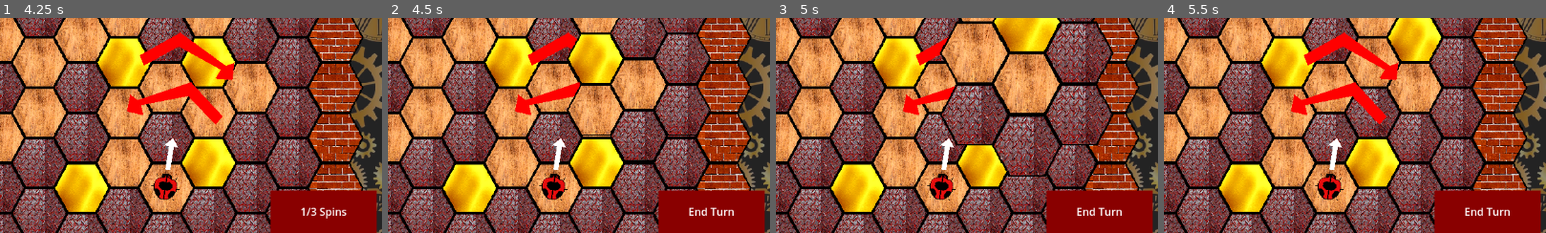
Above: before the commit, frames 1-4 (left to right).
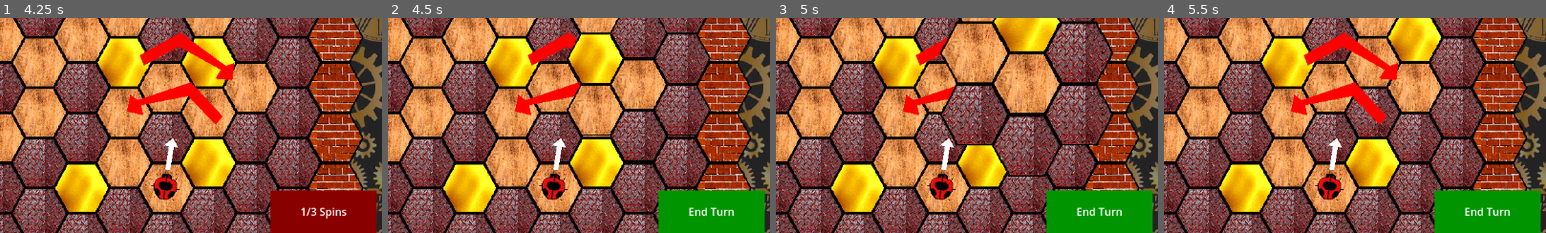
Above: after the commit, the same moments.

Repository: collin-wright1/pizza-jam
Game: Godot game, scene res://scenes/main_menu.tscn
The game is run twice, just before and just after one commit, with the same random seed, the same clock (stepped at 60 frames per second) and the same inputs.
Inputs (mouse positions are % of the whole screen's width and height, from its top left):
- Up to frame 1 (4.25 s): click "Play" at 0.5 s; tap Enter (ui_accept) at 1.25, 1.52, 2.75 s; move the mouse to (72, 45) at 1.27 s; hold Right (rotate_right) 1.28-2 s; hold Middle mouse button (move_camera) 1.28-2 s; click (72, 45) at 1.42 s; drag from (30, 55) to (74, 28) at 2.02 s; move the mouse to (60, 28) at 2.77 s; hold Right (rotate_right) 2.78-3.5 s; tap Mouse wheel up (zoom_in) at 2.85 s; click (60, 28) at 2.92 s; drag from (45, 70) to (36, 34) at 3.52 s
- Up to frame 2 (4.5 s): tap Enter (ui_accept) at 4.25 s; move the mouse to (80, 65) at 4.27 s; hold Left (rotate_left) from 4.28 s (still down); hold Middle mouse button (move_camera) from 4.28 s (still down); click (80, 65) at 4.42 s
- Up to frame 3 (5 s): keep holding Left (rotate_left); keep holding Middle mouse button (move_camera); tap Enter (ui_accept) at 4.52 s
- Up to frame 4 (5.5 s): release Left (rotate_left) at 5 s; release Middle mouse button (move_camera) at 5 s; drag from (20, 35) to (49, 70) at 5.02 s
The pictures show only the part of the screen within x 50-100%, y 50-100%; the shares and areas given below are measured in that part.

Frame 1 is identical in both runs. In frame 2, 5.5% of the frame differs, in the area x 70-99%, y 80-100%; in frame 3, 5.5%; in frame 4, 5.5%.

Commit message:
Updated camera bounds and button color

Diff:
--- a/scenes/game_controller.tscn
+++ b/scenes/game_controller.tscn
@@ -12,19 +12,27 @@
 [ext_resource type="PackedScene" uid="uid://dffkjbflf7hlr" path="res://scenes/Enemies/ladybug.tscn" id="7_c2bs0"]
 
 [sub_resource type="Gradient" id="Gradient_17yxi"]
+offsets = PackedFloat32Array(0.00650759)
+colors = PackedColorArray(4.33177e-07, 0.587142, 0, 1)
+
+[sub_resource type="GradientTexture2D" id="GradientTexture2D_mw5do"]
+gradient = SubResource("Gradient_17yxi")
+metadata/_snap_enabled = true
+
+[sub_resource type="GradientTexture2D" id="GradientTexture2D_uf23d"]
+gradient = SubResource("Gradient_17yxi")
+metadata/_snap_enabled = true
+
+[sub_resource type="GradientTexture2D" id="GradientTexture2D_hok8y"]
+gradient = SubResource("Gradient_17yxi")
+metadata/_snap_enabled = true
+
+[sub_resource type="Gradient" id="Gradient_jrikf"]
 offsets = PackedFloat32Array(0)
 colors = PackedColorArray(0.539863, 1.03481e-06, 2.88785e-07, 1)
 
 [sub_resource type="GradientTexture2D" id="GradientTexture2D_2kd6m"]
-gradient = SubResource("Gradient_17yxi")
-metadata/_snap_enabled = true
-
-[sub_resource type="GradientTexture2D" id="GradientTexture2D_tn2xf"]
-gradient = SubResource("Gradient_17yxi")
-metadata/_snap_enabled = true
-
-[sub_resource type="GradientTexture2D" id="GradientTexture2D_387h1"]
-gradient = SubResource("Gradient_17yxi")
+gradient = SubResource("Gradient_jrikf")
 metadata/_snap_enabled = true
 
 [sub_resource type="Environment" id="Environment_ofsct"]
@@ -52,7 +60,7 @@
 limit_left = -550
 limit_top = -550
 limit_right = 1500
-limit_bottom = 1500
+limit_bottom = 1100
 limit_smoothed = true
 
 [node name="Knight" parent="TestArea/HeroHolder" index="0"]
@@ -89,9 +97,9 @@
 region_rect = Rect2(622.63, 507.132, 6000, 6000)
 
 [node name="EndTurnButton" parent="TestArea/CanvasLayer" index="1"]
-texture_normal = SubResource("GradientTexture2D_2kd6m")
-texture_pressed = SubResource("GradientTexture2D_tn2xf")
-texture_hover = SubResource("GradientTexture2D_387h1")
+texture_normal = SubResource("GradientTexture2D_mw5do")
+texture_pressed = SubResource("GradientTexture2D_uf23d")
+texture_hover = SubResource("GradientTexture2D_hok8y")
 texture_disabled = SubResource("GradientTexture2D_2kd6m")
 
 [node name="WorldEnvironment" type="WorldEnvironment" parent="."]
--- a/scenes/test_area.tscn
+++ b/scenes/test_area.tscn
@@ -245,8 +245,8 @@
 }
 
 [sub_resource type="Gradient" id="Gradient_17yxi"]
-offsets = PackedFloat32Array(0)
-colors = PackedColorArray(0.539863, 1.03481e-06, 2.88785e-07, 1)
+offsets = PackedFloat32Array(0.00650759)
+colors = PackedColorArray(4.33177e-07, 0.587142, 0, 1)
 
 [sub_resource type="GradientTexture2D" id="GradientTexture2D_w5fb2"]
 gradient = SubResource("Gradient_17yxi")
@@ -341,6 +341,7 @@
 offset_right = 1144.0
 offset_bottom = 642.0
 texture_normal = SubResource("GradientTexture2D_w5fb2")
+texture_disabled = SubResource("GradientTexture2D_w5fb2")
 stretch_mode = 0
 script = ExtResource("7_6wc73")
 
--- a/scripts/camera_controller.gd
+++ b/scripts/camera_controller.gd
@@ -27,6 +27,7 @@
 	if dragging and event is InputEventMouseMotion:
 		#position += original_pos - get_global_mouse_position()
 		position += original_pos - get_global_mouse_position()
+		position = position.clamp(Vector2(-550, -550), Vector2(1500, 1100))
 	if Input.is_action_just_pressed("zoom_in"):
 		zoom_in()
 	if Input.is_action_just_pressed("zoom_out"):
